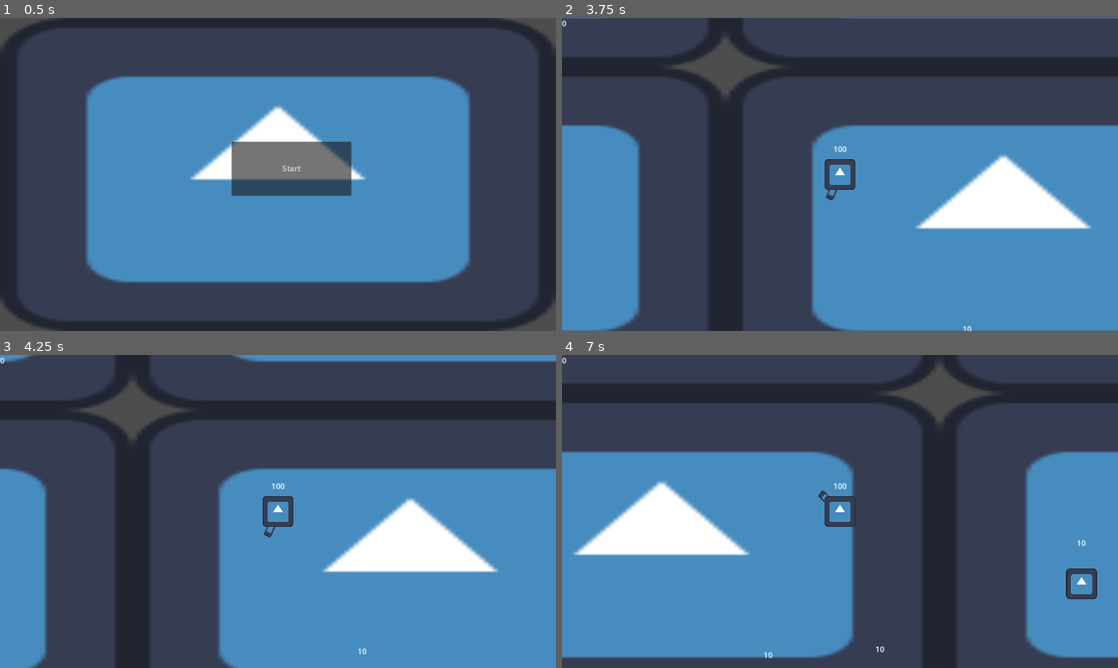
Above: before the commit, frames 1-4 (two rows, left to right).
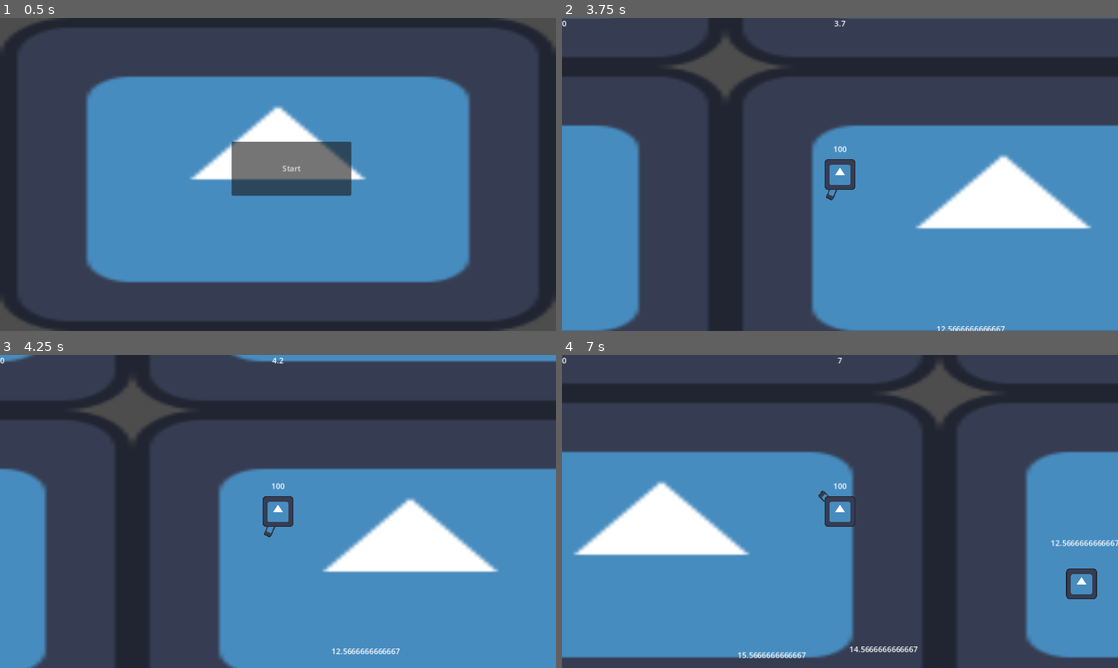
Above: after the commit, the same moments.

Repository: YUK1-0000/vamsavadiepio
Game: Godot game, scene res://World/world.tscn
The game is run twice, just before and just after one commit, with the same random seed, the same clock (stepped at 60 frames per second) and the same inputs. The engine's default icon, where the game draws it, is replaced by a stand-in: a white triangle on a blue panel in a dark square.
Inputs (mouse positions are in pixels of both pictures, inside the frame that each line leads up to):
- Up to frame 1 (0.5 s): no input
- Up to frame 2 (3.75 s): click "Start" at 0.5 s; tap Enter at 1.25 s; move the mouse to (962, 158) at 1.27 s; press the mouse at (962, 158) at 1.28 s; hold D (move_right) 1.28-2.03 s; move the mouse to (728, 190) at 2.02 s; release the mouse at (728, 190) at 2.03 s; hold S (move_downward) 2.03-2.78 s; tap Q (q) at 2.1, 3.6 s; move the mouse to (895, 105) at 2.77 s; press the mouse at (895, 105) at 2.78 s; hold D (move_right) 2.78-3.53 s; move the mouse to (812, 237) at 3.52 s; release the mouse at (812, 237) at 3.53 s; hold W (move_upward) from 3.53 s (still down)
- Up to frame 3 (4.25 s): keep holding W (move_upward)
- Up to frame 4 (7 s): move the mouse to (1006, 558) at 4.27 s; release W (move_upward) at 4.28 s; press the mouse at (1006, 558) at 4.28 s; hold A (move_left) 4.28-5.78 s; move the mouse to (673, 464) at 5.02 s; release the mouse at (673, 464) at 5.03 s; tap Q (q) at 5.1, 6.6 s; move the mouse to (867, 511) at 5.77 s; press the mouse at (867, 511) at 5.78 s; hold S (move_downward) 5.78-6.53 s; move the mouse to (756, 433) at 6.52 s; release the mouse at (756, 433) at 6.53 s; hold D (move_right) from 6.53 s (still down)

Frame 1 is identical in both runs. In frame 2, 0.2% of the frame differs, in the area x 49-80%, y 0-100%; in frame 3, 0.2%; in frame 4, 0.5%, in the area x 31-100%, y 0-97%.

Commit message:
敵の体力が生存時間分増加するようにしてみた

Diff:
--- a/Game/Game.gd
+++ b/Game/Game.gd
@@ -8,12 +8,16 @@
 
 var player: Player
 var spawn_distance := 800
+var survival_time: float
 
 const PLAYER_SCENE := preload("res://Player/player.tscn")
 const ENEMY_SCENE := preload("res://Enemy/enemy.tscn")
 
 func _ready() -> void:
 	spawn_timer.timeout.connect(spawn_enemy)
+
+func _process(delta: float) -> void:
+	survival_time += delta
 
 func game_start() -> void:
 	player = PLAYER_SCENE.instantiate()
@@ -26,11 +30,11 @@
 		enemy.queue_free()
 	main_menu.show()
 
-
 func _on_spawn_timer_timeout() -> void:
 	spawn_enemy()
 
 func spawn_enemy() -> void:
 	var enemy: Enemy = ENEMY_SCENE.instantiate()
 	enemy.global_position = player.global_position + Vector2.RIGHT.rotated(randf_range(0, TAU)) * spawn_distance
+	enemy.hp_max += survival_time
 	enemies.add_child(enemy)
--- a/Menu/hud.gd
+++ b/Menu/hud.gd
@@ -1,4 +1,5 @@
-extends Control
+extends CanvasLayer
 
 func _process(_delta: float) -> void:
 	$ExpLabel.text = str(Game.player.exp)
+	$SurvivalTimeLabel.text = str(round(Game.survival_time * 10) / 10)
--- a/Menu/hud.tscn
+++ b/Menu/hud.tscn
@@ -2,16 +2,22 @@
 
 [ext_resource type="Script" path="res://Menu/hud.gd" id="1_sjxj2"]
 
-[node name="HUD" type="Control"]
-layout_mode = 3
-anchors_preset = 15
-anchor_right = 1.0
-anchor_bottom = 1.0
-grow_horizontal = 2
-grow_vertical = 2
+[node name="HUD" type="CanvasLayer"]
 script = ExtResource("1_sjxj2")
 
 [node name="ExpLabel" type="Label" parent="."]
-layout_mode = 1
 offset_right = 64.0
 offset_bottom = 24.0
+text = "Exp"
+
+[node name="SurvivalTimeLabel" type="Label" parent="."]
+anchors_preset = 5
+anchor_left = 0.5
+anchor_right = 0.5
+offset_left = -20.0
+offset_right = 20.0
+offset_bottom = 23.0
+grow_horizontal = 2
+text = "Survival Time"
+horizontal_alignment = 1
+vertical_alignment = 1
--- a/camera.tscn
+++ b/camera.tscn
@@ -5,12 +5,12 @@
 [node name="Camera" type="Camera2D"]
 
 [node name="HUD" parent="." instance=ExtResource("1_jy6yy")]
-anchors_preset = 0
-anchor_right = 0.0
+anchors_preset = 10
 anchor_bottom = 0.0
-offset_left = -576.0
-offset_top = -324.0
-offset_right = -576.0
-offset_bottom = -324.0
-grow_horizontal = 1
 grow_vertical = 1
+
+[node name="SurvivalTimeLabel" parent="HUD" index="1"]
+offset_left = -52.0
+offset_right = 52.0
+
+[editable path="HUD"]
